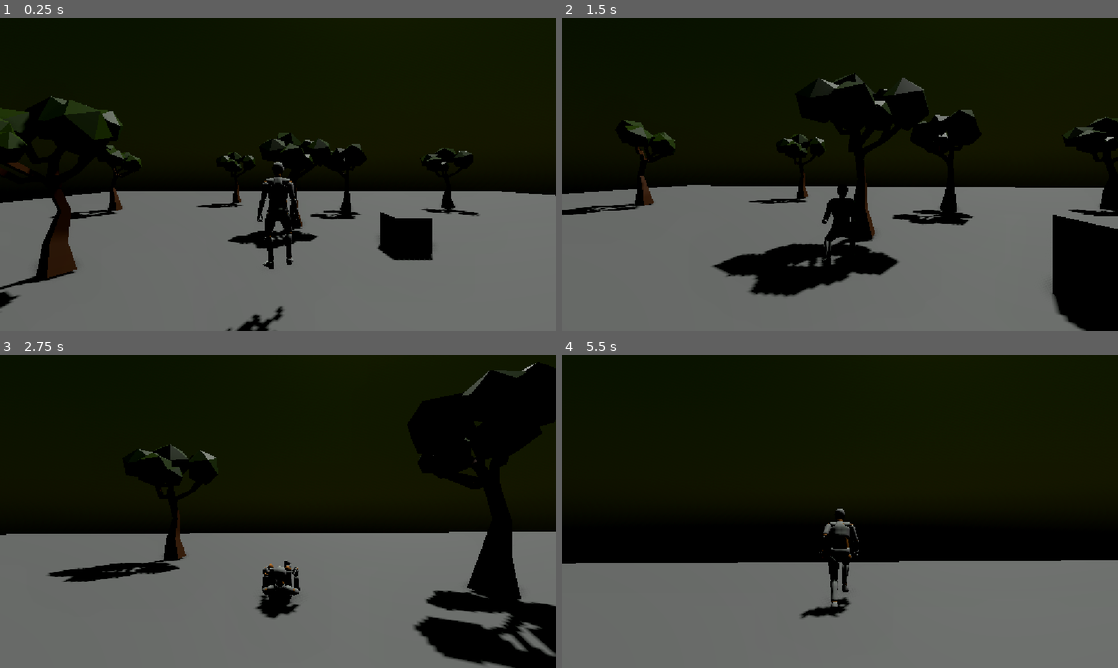
Above: before the commit, frames 1-4 (two rows, left to right).
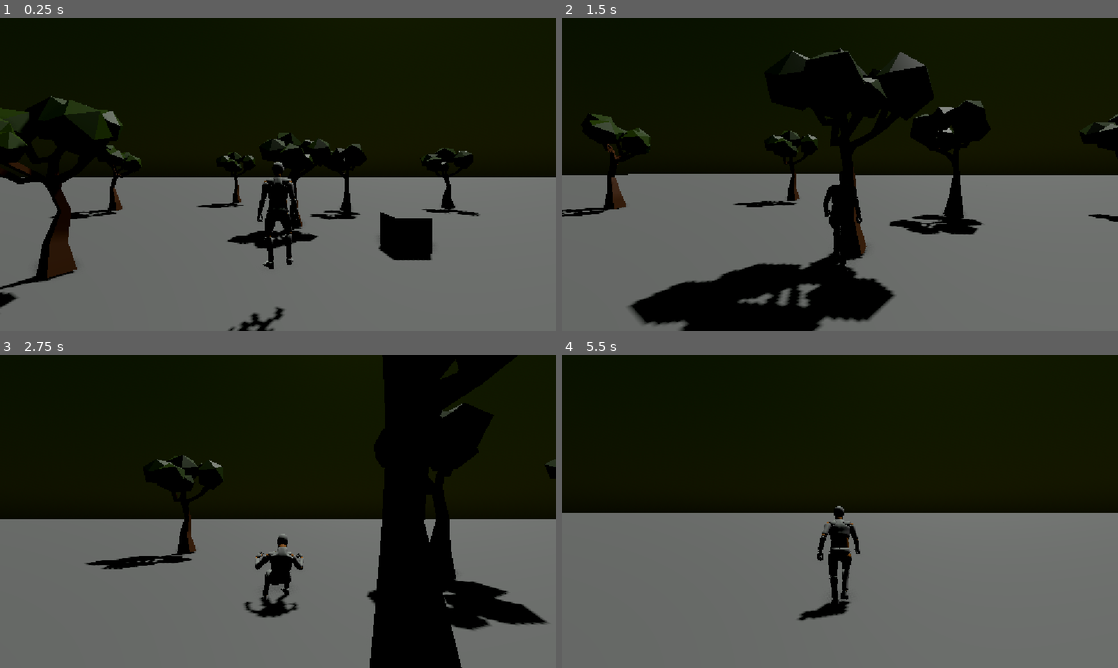
Above: after the commit, the same moments.

Repository: SamuelRodriguesMGR/dark-low-poly
Game: Godot game, scene res://Scenes/game.tscn
The game is run twice, just before and just after one commit, with the same random seed, the same clock (stepped at 60 frames per second) and the same inputs.
Inputs (mouse positions are in pixels of both pictures, inside the frame that each line leads up to):
- Up to frame 1 (0.25 s): no input
- Up to frame 2 (1.5 s): move the mouse to (867, 174) at 0.52 s; hold W (up) from 0.53 s (still down); tap F (roll) at 0.6 s; tap Space (jump) at 0.77 s; move the mouse to (812, 174) at 1.27 s; click (812, 174) at 1.35 s
- Up to frame 3 (2.75 s): keep holding W (up); tap Space (jump) at 1.52 s; tap F (roll) at 1.55, 2.1 s; move the mouse to (289, 505) at 2.02 s
- Up to frame 4 (5.5 s): keep holding W (up); move the mouse to (834, 517) at 2.77 s; tap Shift (run) at 2.85 s; tap Space (jump) at 3.02, 3.77, 4.52 s; tap F (roll) at 3.05, 3.8, 4.55, 5.1 s; move the mouse to (878, 514) at 3.52 s; tap Mouse wheel up (zoom_camera_in) at 3.6 s; move the mouse to (795, 508) at 4.27 s; tap Mouse wheel down (zoom_camera_out) at 4.35 s; move the mouse to (845, 511) at 5.02 s

The runs differ from the first frame. In frame 1, 4.5% of the frame differs, in the area x 0-100%, y 32-100%; in frame 2, 20%, in the area x 0-100%, y 9-100%; in frame 3, 17%; in frame 4, 16%.

Commit message:
player roll

Diff:
--- a/Assets/animTree.tres
+++ b/Assets/animTree.tres
@@ -18,14 +18,16 @@
 animation = &"Human_Battle_Roll"
 
 [sub_resource type="AnimationNodeOneShot" id="AnimationNodeOneShot_dxcao"]
-fadein_time = 0.05
-fadeout_time = 0.1
+fadein_time = 0.15
+fadeout_time = 0.3
 
 [sub_resource type="AnimationNodeAnimation" id="AnimationNodeAnimation_dxcao"]
 animation = &"Human_Run_empty"
 
+[sub_resource type="AnimationNodeTimeScale" id="AnimationNodeTimeScale_8wkdj"]
+
 [resource]
-graph_offset = Vector2(-254.99388, 646.66315)
+graph_offset = Vector2(-336.81427, 613.2057)
 nodes/output/position = Vector2(1380, 780)
 nodes/Idle/node = SubResource("AnimationNodeAnimation_qqvsf")
 nodes/Idle/position = Vector2(-140, 840)
@@ -40,7 +42,9 @@
 nodes/AttackSpeed/node = SubResource("AnimationNodeTimeScale_1mdwi")
 nodes/AttackSpeed/position = Vector2(840, 1120)
 nodes/Roll/node = SubResource("AnimationNodeAnimation_1mdwi")
-nodes/Roll/position = Vector2(220, 1360)
+nodes/Roll/position = Vector2(140, 1360)
 nodes/RollOneShot/node = SubResource("AnimationNodeOneShot_dxcao")
 nodes/RollOneShot/position = Vector2(500, 840)
-node_connections = [&"output", 0, &"AttackOneShot", &"LocomotionBlend", 0, &"Idle", &"LocomotionBlend", 1, &"Run", &"AttackOneShot", 0, &"RollOneShot", &"AttackOneShot", 1, &"AttackSpeed", &"AttackSpeed", 0, &"Atk1", &"RollOneShot", 0, &"LocomotionBlend", &"RollOneShot", 1, &"Roll"]
+nodes/roll_duration/node = SubResource("AnimationNodeTimeScale_8wkdj")
+nodes/roll_duration/position = Vector2(380, 1180)
+node_connections = [&"output", 0, &"AttackOneShot", &"LocomotionBlend", 0, &"Idle", &"LocomotionBlend", 1, &"Run", &"AttackOneShot", 0, &"RollOneShot", &"AttackOneShot", 1, &"AttackSpeed", &"AttackSpeed", 0, &"Atk1", &"RollOneShot", 0, &"LocomotionBlend", &"RollOneShot", 1, &"roll_duration", &"roll_duration", 0, &"Roll"]
--- a/Scenes/Characters/Player/PlayerFSM.gd
+++ b/Scenes/Characters/Player/PlayerFSM.gd
@@ -14,6 +14,9 @@
 var run_value: float = 0.0
 var previous_can_move: bool = true
 var lock_movement_during_attack: bool = true
+
+# Направление переката (передаётся в скрипт игрока)
+var roll_direction: Vector3 = Vector3.ZERO
 
 
 func _init() -> void:
@@ -78,6 +81,18 @@
 			)
 
 		states.roll:
+			# Определяем направление переката
+			var input_dir := Input.get_vector(&"left", &"right", &"up", &"down")
+			if input_dir.is_zero_approx():
+				# Нырок вперёд по камере
+				roll_direction = -parent.camera_pivot.global_transform.basis.z
+				roll_direction.y = 0.0
+				roll_direction = roll_direction.normalized()
+			else:
+				# Нырок в сторону ввода
+				roll_direction = parent._get_camera_relative_direction(input_dir)
+
+			# Запускаем анимацию переката
 			animation_tree.set(
 				ROLL_REQUEST,
 				AnimationNodeOneShot.ONE_SHOT_REQUEST_FIRE
--- a/Scenes/Characters/Player/player.gd
+++ b/Scenes/Characters/Player/player.gd
@@ -1,16 +1,18 @@
 extends Character
+
 
 
 const MOUSE_SENSITIVITY : float = 0.007
 # прикольчики с прыжками
 const COYOTE_TIME : float = 0.1
 const JUMP_BUFFER_TIME : float = 0.15
-# качание головой
-const HEADBOB_MOVE_AMOUNT : float = 0.06
-const HEADBOB_FREQUENCY : float = 2.4
 # наклон камеры
 const CAMERA_TILT_AMOUNT : float = 2
 const CAMERA_TILT_SPEED : float = 4
+# перекаты
+const ROLL_SPEED : float = 6.5
+const ROLL_JUMP_HEIGHT : float = 2  # Высота "нырка"
+const ROLL_ACTIVE : StringName = &"parameters/RollOneShot/active"
 
 
 @export_category("Player Movement")
@@ -21,12 +23,17 @@
 # Nodes
 @onready var camera : Camera3D = get_node(^"%Camera3D")
 @onready var camera_pivot: Node3D = $CameraPivot
+@onready var animation_tree = %AnimationTree
 
 # variables
 var coyote_timer : float = 0.0
 var jump_buffer_timer : float = 0.0
-var headbob_timer : float = 0.0
 var is_sprinting : bool = false
+
+# Roll state
+var is_invincible : bool = false
+var roll_started : bool = false  # Флаг, что перекат только начался (для fly roll)
+var iframe_duration : float = 0.4   # Неуязвимость с начала переката
 
 
 func _ready() -> void:
@@ -47,11 +54,16 @@
 func _physics_process(delta):
 	_update_coyote_time(delta)
 
-	if can_move:
+	# Проверяем состояние переката из FSM
+	var roll_active: bool = animation_tree.get(ROLL_ACTIVE)
+
+	if roll_active:
+		_process_roll()
+	elif can_move:
 		_player_movement()
 		_update_jump_buffer(delta)
 		_handle_jump()
-		_handle_roll()
+		roll_started = false
 	else:
 		move_direction = Vector3.ZERO
 		jump_buffer_timer = 0.0
@@ -59,10 +71,11 @@
 	super._physics_process(delta)
 
 	# Визуализация движения при поворотах
-	_rotate_visual(move_direction, delta)
-	#_update_animation()
+	if roll_active:
+		_rotate_visual(finite_state_machine.roll_direction, delta)
+	else:
+		_rotate_visual(move_direction, delta)
 
-	_headbob_effect(delta)
 	_title_effect(delta)
 
 
@@ -87,12 +100,26 @@
 		velocity.y *= 0.5
 
 
-##Перекат
-func _handle_roll() -> void:
-	if Input.is_action_just_released(&"roll") and is_on_floor():
+## Обработка переката (физика)
+func _process_roll() -> void:
+	# Fly roll: применяем только в начале переката
+	if not roll_started:
+		roll_started = true
+		is_invincible = true
 
-		velocity += move_direction * 5
+		# Нырок: прыжок + импульс вперёд
+		velocity.y = ROLL_JUMP_HEIGHT
+		velocity.x = finite_state_machine.roll_direction.x * ROLL_SPEED
+		velocity.z = finite_state_machine.roll_direction.z * ROLL_SPEED
+	else:
+		# Продолжаем перекат с той же скоростью
+		velocity.x = finite_state_machine.roll_direction.x * ROLL_SPEED
+		velocity.z = finite_state_machine.roll_direction.z * ROLL_SPEED
 
+
+## Вызывается из AnimationPlayer для управления неуязвимостью
+func set_invincible(value: bool) -> void:
+	is_invincible = value
 
 ##Даёт возможность прыгнуть, если нажал слишком поздно
 func _update_coyote_time(delta: float) -> void:
@@ -108,20 +135,6 @@
 		jump_buffer_timer = JUMP_BUFFER_TIME
 	else:
 		jump_buffer_timer = maxf(jump_buffer_timer - delta, 0.0)
-
-
-##Качание камеры при ходьбе
-func _headbob_effect(delta) -> void:
-	if not is_on_floor():
-		return
-
-	# Headbob
-	headbob_timer += delta * velocity.length()
-	camera.transform.origin = Vector3(
-		cos(headbob_timer * HEADBOB_FREQUENCY * 0.5) * HEADBOB_MOVE_AMOUNT,
-		sin(headbob_timer * HEADBOB_FREQUENCY) * HEADBOB_MOVE_AMOUNT,
-		0
-		)
 
 
 ## Наклон камеры влево/вправо
--- a/Scenes/Characters/Player/player.tscn
+++ b/Scenes/Characters/Player/player.tscn
@@ -11,6 +11,7 @@
 [sub_resource type="CapsuleShape3D" id="CapsuleShape3D_vu0vm"]
 
 [sub_resource type="SphereShape3D" id="SphereShape3D_lyjr2"]
+radius = 0.2
 
 [node name="Player" unique_id=1386123188 instance=ExtResource("1_27cb7")]
 script = ExtResource("2_lyjr2")
@@ -26,47 +27,47 @@
 transform = Transform3D(-1, 0, -8.742278e-08, 0, 1, 0, 8.742278e-08, 0, -1, 0, 0, 0)
 
 [node name="Skeleton3D" parent="VisualRoot/Character_anim/Rigged Human Mannequin man (Rigify)" parent_id_path=PackedInt32Array(105577434, 1423673759) index="0" unique_id=1147659186]
-bones/0/position = Vector3(7.635471e-16, 0.7523625, -0.021709144)
-bones/0/rotation = Quaternion(0.051711876, 2.3809957e-07, 1.2329071e-08, 0.99866205)
+bones/0/position = Vector3(7.6354705e-16, 0.7418385, -0.020853646)
+bones/0/rotation = Quaternion(0.052037664, 2.380956e-07, 1.2406749e-08, 0.9986452)
 bones/1/rotation = Quaternion(-0.04335061, -1.19097216e-07, -1.5503387e-08, 0.99906)
-bones/2/rotation = Quaternion(0.035333864, -1.1913864e-07, 4.211992e-09, 0.9993756)
-bones/3/rotation = Quaternion(0.07615899, 1.0651041e-07, -4.7894297e-09, 0.9970957)
-bones/4/rotation = Quaternion(0.0473566, 1.439174e-07, 3.890896e-08, 0.9988781)
+bones/2/rotation = Quaternion(0.04055686, -1.1911556e-07, 4.8345763e-09, 0.9991773)
+bones/3/rotation = Quaternion(0.08170339, 1.0653601e-07, -4.197057e-09, 0.9966567)
+bones/4/rotation = Quaternion(0.041835975, 1.4393255e-07, 3.6951388e-08, 0.9991245)
 bones/5/rotation = Quaternion(-0.0023963037, -3.593287e-08, 6.644879e-08, 0.99999714)
-bones/6/rotation = Quaternion(-0.13510126, -8.26734e-08, -1.2025079e-07, 0.99083185)
-bones/7/position = Vector3(0.089155525, 0.8269866, -0.0030927584)
-bones/7/rotation = Quaternion(0.98831236, 0.099737085, 0.0054548285, 0.11515825)
-bones/7/scale = Vector3(1.0143476, 0.97191066, 1.0143478)
-bones/8/rotation = Quaternion(-1.8486029e-08, -0.10682378, 4.602292e-09, 0.9942781)
-bones/9/rotation = Quaternion(0.3556683, -0.1070179, 0.040459864, 0.9275831)
-bones/9/scale = Vector3(0.99926627, 0.98330325, 1.0186112)
+bones/6/rotation = Quaternion(-0.14844806, -8.146681e-08, -1.2271542e-07, 0.9889202)
+bones/7/position = Vector3(0.08915554, 0.8164362, -0.0021314546)
+bones/7/rotation = Quaternion(0.9859112, 0.106823884, 0.0059185633, 0.12857975)
+bones/7/scale = Vector3(1.015008, 0.9706466, 1.0150079)
+bones/8/rotation = Quaternion(-3.034179e-08, -0.10655019, -2.1464531e-08, 0.9943074)
+bones/9/rotation = Quaternion(0.38507524, -0.10581038, 0.043995522, 0.9157433)
+bones/9/scale = Vector3(0.99923277, 0.9794264, 1.0228106)
 bones/10/rotation = Quaternion(-2.234976e-08, -0.010298346, -5.281195e-09, 0.9999471)
-bones/11/rotation = Quaternion(-0.6441304, -0.010224003, 0.04403896, 0.7635786)
-bones/11/scale = Vector3(0.9869658, 0.9873357, 1.0263046)
+bones/11/rotation = Quaternion(-0.65671444, -0.010266368, 0.04527136, 0.7527093)
+bones/11/scale = Vector3(0.986435, 0.9864201, 1.0277969)
 bones/12/rotation = Quaternion(0.034747213, 0.9539967, -0.29760763, 0.010616786)
 bones/12/scale = Vector3(0.9998775, 1.0001333, 0.99999547)
-bones/13/position = Vector3(-0.08915554, 0.8269866, -0.0030927695)
-bones/13/rotation = Quaternion(0.9649613, -0.123642124, -0.0067623304, 0.23133709)
-bones/13/scale = Vector3(1.0134524, 0.97362864, 1.0134525)
-bones/14/rotation = Quaternion(-1.988869e-08, 0.08002069, -3.3032734e-08, 0.99679327)
-bones/15/rotation = Quaternion(0.32954016, 0.08041338, -0.027727522, 0.94030213)
-bones/15/scale = Vector3(0.99929845, 0.9865035, 1.0151417)
+bones/13/position = Vector3(-0.08915553, 0.8164362, -0.002131462)
+bones/13/rotation = Quaternion(0.95997965, -0.12983027, -0.0071933074, 0.24805564)
+bones/13/scale = Vector3(1.0142137, 0.9721675, 1.0142138)
+bones/14/rotation = Quaternion(-6.5029377e-09, 0.07973612, -4.4339785e-08, 0.99681604)
+bones/15/rotation = Quaternion(0.36163443, 0.079288825, -0.030467119, 0.9284426)
+bones/15/scale = Vector3(0.99926066, 0.9826911, 1.0192742)
 bones/16/rotation = Quaternion(3.44868e-08, -0.046625454, -1.3642253e-08, 0.99891245)
-bones/17/rotation = Quaternion(-0.53246415, -0.04563776, -0.057106495, 0.84329003)
-bones/17/scale = Vector3(0.98784333, 0.9940748, 1.0187684)
+bones/17/rotation = Quaternion(-0.54578364, -0.046160057, -0.055554554, 0.83480734)
+bones/17/scale = Vector3(0.9869778, 0.9928413, 1.020943)
 bones/18/rotation = Quaternion(-0.0348938, 0.95396674, -0.29766965, -0.0110848285)
 bones/18/scale = Vector3(0.999867, 1.0001446, 0.9999955)
-bones/19/position = Vector3(0.082570046, 1.4313772, 0.04739021)
-bones/19/rotation = Quaternion(0.4973668, 0.3904906, 0.60152584, -0.4881702)
-bones/20/position = Vector3(0.18534309, 1.3668818, 0.026900576)
-bones/20/rotation = Quaternion(-0.07246886, 0.14384902, -0.9800628, 0.11633037)
-bones/20/scale = Vector3(1.0084106, 0.98338866, 1.0084106)
-bones/21/rotation = Quaternion(8.2044e-08, 0.02109277, -1.2963274e-07, 0.99977756)
-bones/22/rotation = Quaternion(0.25474775, 0.020881834, -0.0054207677, 0.96676695)
-bones/22/scale = Vector3(1.0004362, 0.99290836, 1.006944)
-bones/23/rotation = Quaternion(4.7252115e-08, -0.027194988, 3.8029857e-08, 0.9996302)
-bones/24/rotation = Quaternion(0.1085611, -0.027047195, 0.031632427, 0.99321824)
-bones/24/scale = Vector3(0.99131596, 1.0164586, 0.9924927)
+bones/19/position = Vector3(0.082570046, 1.4198065, 0.05574532)
+bones/19/rotation = Quaternion(0.49188277, 0.38374707, 0.6058502, -0.49369526)
+bones/20/position = Vector3(0.1853431, 1.3557856, 0.03381788)
+bones/20/rotation = Quaternion(-0.07407522, 0.15820739, -0.97752917, 0.11798337)
+bones/20/scale = Vector3(1.0086651, 0.9828923, 1.0086652)
+bones/21/rotation = Quaternion(-2.1363778e-08, 0.02196796, -5.1807838e-08, 0.9997587)
+bones/22/rotation = Quaternion(0.26987055, 0.02199074, -0.006074991, 0.96262634)
+bones/22/scale = Vector3(1.0004529, 0.99225444, 1.0076177)
+bones/23/rotation = Quaternion(4.467504e-08, -0.027983813, 3.5784705e-08, 0.9996084)
+bones/24/rotation = Quaternion(0.10758461, -0.028165776, 0.031651285, 0.99329275)
+bones/24/scale = Vector3(0.9910528, 1.0169805, 0.9922503)
 bones/25/position = Vector3(0.0065984745, 0.12044685, 0.035507984)
 bones/25/rotation = Quaternion(0.274081, 0.6873801, -0.26912984, 0.6164069)
 bones/26/rotation = Quaternion(0.15018345, 2.8056688e-06, -1.0507719e-06, 0.9886582)
@@ -86,17 +87,17 @@
 bones/40/rotation = Quaternion(0.3919118, 0.61861014, -0.39735627, 0.55302316)
 bones/41/rotation = Quaternion(0.6552147, -8.7912274e-05, -0.00010131805, 0.75544274)
 bones/42/rotation = Quaternion(0.6819938, 0.00017138959, 0.00019311627, 0.73135793)
-bones/44/position = Vector3(-0.08257004, 1.4313772, 0.04739021)
-bones/44/rotation = Quaternion(0.4973668, -0.3904906, -0.60152584, -0.4881702)
-bones/45/position = Vector3(-0.18534301, 1.3668818, 0.02690057)
-bones/45/rotation = Quaternion(-0.07246869, -0.14384882, 0.98006284, 0.11633034)
-bones/45/scale = Vector3(1.0083961, 0.98341745, 1.008396)
-bones/46/rotation = Quaternion(-4.3636064e-08, -0.021092746, 1.1239795e-08, 0.99977756)
-bones/47/rotation = Quaternion(0.25467524, -0.020876631, 0.00541746, 0.9667862)
-bones/47/scale = Vector3(1.0004368, 0.99290884, 1.0069441)
-bones/48/rotation = Quaternion(2.1705088e-08, 0.027195077, -2.3226795e-08, 0.9996302)
-bones/49/rotation = Quaternion(0.10856145, 0.027047135, -0.03163231, 0.9932181)
-bones/49/scale = Vector3(0.991316, 1.0164587, 0.99249274)
+bones/44/position = Vector3(-0.08257004, 1.4198065, 0.05574532)
+bones/44/rotation = Quaternion(0.49188888, -0.38375455, -0.60584545, -0.49368933)
+bones/45/position = Vector3(-0.18534304, 1.3557858, 0.03381788)
+bones/45/rotation = Quaternion(-0.07407582, -0.15820816, 0.977529, 0.11798361)
+bones/45/scale = Vector3(1.0086656, 0.98289204, 1.0086654)
+bones/46/rotation = Quaternion(-2.8508671e-08, -0.021968214, 4.7884328e-08, 0.9997587)
+bones/47/rotation = Quaternion(0.2698721, -0.021990897, 0.006074852, 0.962626)
+bones/47/scale = Vector3(1.0004532, 0.9922547, 1.0076178)
+bones/48/rotation = Quaternion(-3.61549e-09, 0.027983926, 6.573384e-08, 0.9996084)
+bones/49/rotation = Quaternion(0.10758455, 0.028165763, -0.031651154, 0.99329275)
+bones/49/scale = Vector3(0.99105304, 1.0169806, 0.9922505)
 bones/50/position = Vector3(-0.0065983804, 0.12044675, 0.035508014)
 bones/50/rotation = Quaternion(0.2740809, -0.6873802, 0.26912978, 0.6164068)
 bones/51/rotation = Quaternion(0.15018374, -2.8609459e-06, 1.0029707e-06, 0.98865813)
@@ -124,7 +125,8 @@
 script = ExtResource("4_apx8m")
 
 [node name="AnimationTree" type="AnimationTree" parent="." index="3" unique_id=1648817780]
-root_node = NodePath("../VisualRoot/Character_anim")
+unique_name_in_owner = true
+root_node = NodePath("%AnimationTree/../VisualRoot/Character_anim")
 tree_root = ExtResource("6_dxcao")
 anim_player = NodePath("../VisualRoot/Character_anim/AnimationPlayer")
 parameters/LocomotionBlend/blend_amount = 0.0
@@ -135,6 +137,7 @@
 parameters/RollOneShot/active = false
 parameters/RollOneShot/internal_active = false
 parameters/RollOneShot/request = 0
+parameters/roll_duration/scale = 1.2000000000000028
 
 [node name="CameraPivot" type="Node3D" parent="." index="4" unique_id=1909787148]
 transform = Transform3D(1, 0, 0, 0, 1, 0, 0, 0, 1, 0, 1.5, 0)
--- a/Scenes/Characters/character.gd
+++ b/Scenes/Characters/character.gd
@@ -12,18 +12,22 @@
 @export var deceleration: float = 22.0
 
 @onready var visual_root: Node3D = get_node("VisualRoot")
+@onready var finite_state_machine = $FiniteStateMachine
 
 # variables
 var can_move: bool = true
+var override_movement: bool = false
 var move_direction: Vector3 = Vector3.ZERO
 
 
 func _physics_process(delta):
-	if can_move:
-		_handle_movement(delta)
-	else:
-		move_direction = Vector3.ZERO
-		_stop_movement(delta)
+	# Если движение не перехвачено (например, перекатом), обрабатываем нормально
+	if not override_movement:
+		if can_move:
+			_handle_movement(delta)
+		else:
+			move_direction = Vector3.ZERO
+			_stop_movement(delta)
 
 	_apply_gravity(delta)
 	move_and_slide()
--- a/Scenes/Locations/location.tscn
+++ b/Scenes/Locations/location.tscn
@@ -10,7 +10,7 @@
 metadata/_edit_lock_ = true
 
 [node name="Floor" type="CSGBox3D" parent="CSGCombiner3D" unique_id=1065049479]
-size = Vector3(50, 1, 50)
+size = Vector3(500, 1, 500)
 metadata/_edit_lock_ = true
 
 [node name="CSGBox3D" type="CSGBox3D" parent="CSGCombiner3D" unique_id=615502879]
--- a/Scenes/game.tscn
+++ b/Scenes/game.tscn
@@ -16,14 +16,11 @@
 ssao_radius = 4.0
 ssao_intensity = 4.0
 ssil_enabled = true
-sdfgi_enabled = true
 sdfgi_use_occlusion = true
-glow_enabled = true
 glow_bloom = 0.1
 glow_blend_mode = 0
 glow_hdr_threshold = 0.6
 glow_hdr_scale = 1.5
-volumetric_fog_enabled = true
 volumetric_fog_density = 0.025
 
 [node name="Game" type="Node3D" unique_id=241953144]
@@ -32,7 +29,6 @@
 transform = Transform3D(-0.8660254, -0.43301278, 0.25, 0, 0.49999997, 0.86602545, -0.50000006, 0.75, -0.43301266, 0, 0, 0)
 light_energy = 0.5
 light_volumetric_fog_energy = 7.0
-light_angular_distance = 0.7
 shadow_enabled = true
 
 [node name="WorldEnvironment" type="WorldEnvironment" parent="." unique_id=1476715830]
